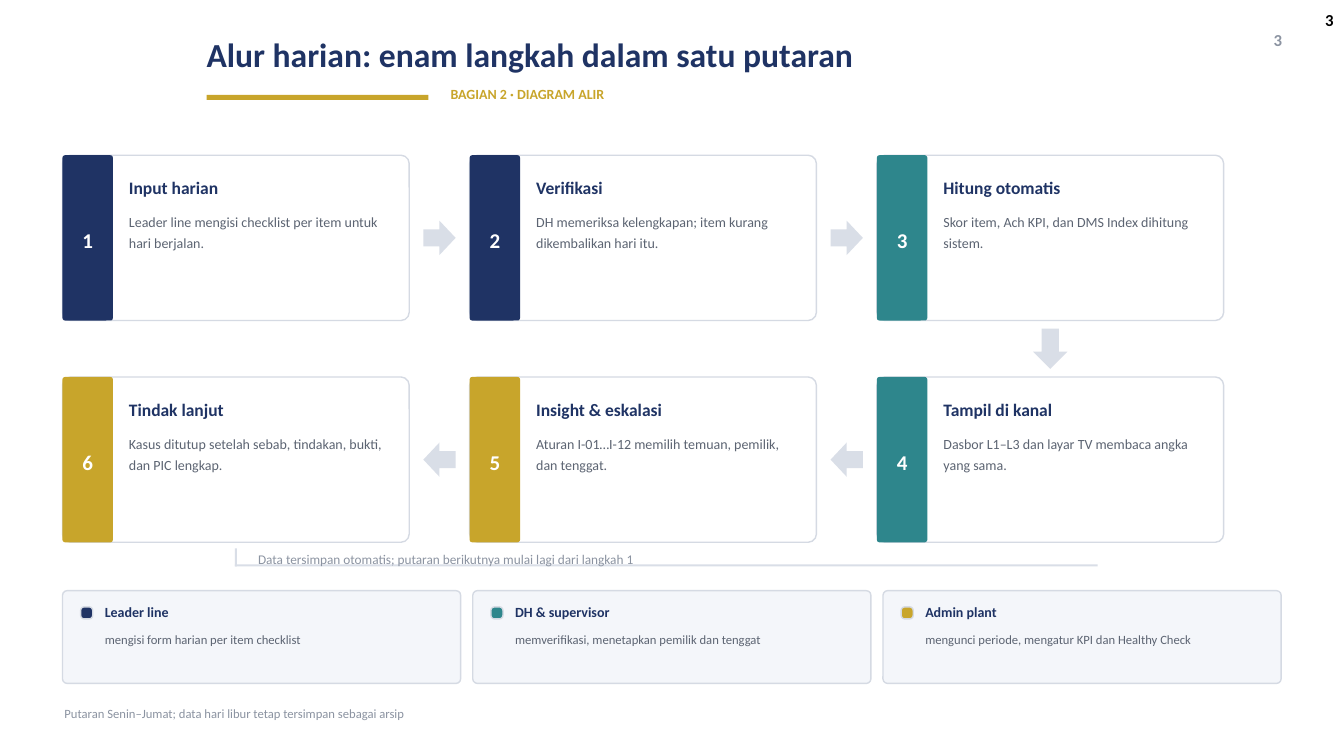
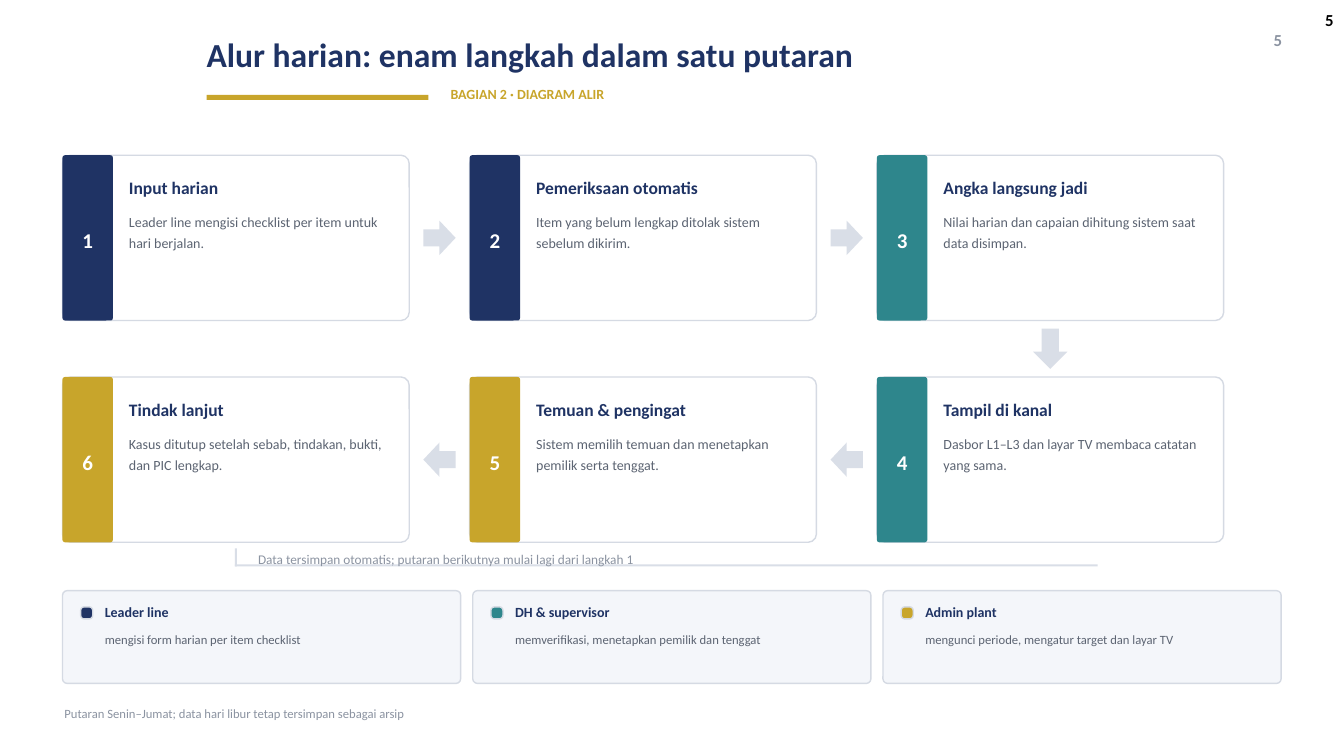
Before and after one commit to GalaxyDust/DailyMonitoringSystem_App, a slide deck: slide 5 of docs/DMS_Digitalisasi_v1.pptx (slide 3 before the commit). Drawn at 1344x756 pixels with LibreOffice and Linux fonts; fonts in the diff are those of the drawing; background and template pictures are left out. Boxes give left, top, right and bottom in pixels: in the first picture for what was removed or moved away, otherwise in the second. Text is boxed around its words. In the diff, an @@ line names an element or a change of style, - is before the commit and + after.

Commit message:
docs(ppt): geser fokus deck dari rumus ke peran sistem menggantikan pekerjaan manual

```diff
--- a/docs/DMS_Digitalisasi_v1.pptx
+++ b/docs/DMS_Digitalisasi_v1.pptx
@@ page number at (1325, 15, 1333, 26): text changed @@
-3
+5
@@ text at (1274, 35, 1282, 46): text changed @@
-3
+5
@@ text at (536, 181, 698, 194): text changed @@
-Verifikasi
+Pemeriksaan otomatis
@@ text at (943, 181, 1088, 197): text changed @@
-Hitung otomatis
+Angka langsung jadi
@@ text at (536, 217, 761, 248): text changed @@
-DH memeriksa kelengkapan; item kurang dikembalikan hari itu.
+Item yang belum lengkap ditolak sistem sebelum dikirim.
@@ text at (943, 217, 1195, 250): text changed @@
-Skor item, Ach KPI, dan DMS Index dihitung sistem.
+Nilai harian dan capaian dihitung sistem saat data disimpan.
@@ text at (536, 403, 686, 419): text changed @@
-Insight & eskalasi
+Temuan & pengingat
@@ text at (536, 439, 769, 473): text changed @@
-Aturan I-01…I-12 memilih temuan, pemilik, dan tenggat.
+Sistem memilih temuan dan menetapkan pemilik serta tenggat.
@@ text at (943, 439, 1196, 473): text changed @@
-Dasbor L1–L3 dan layar TV membaca angka yang sama.
+Dasbor L1–L3 dan layar TV membaca catatan yang sama.
@@ text at (925, 635, 1173, 646): text changed @@
-mengunci periode, mengatur KPI dan Healthy Check
+mengunci periode, mengatur target dan layar TV
```
Also in this commit, not shown: 10 other slides changed, 2 slides added, 2 slides removed, 1 other file.
